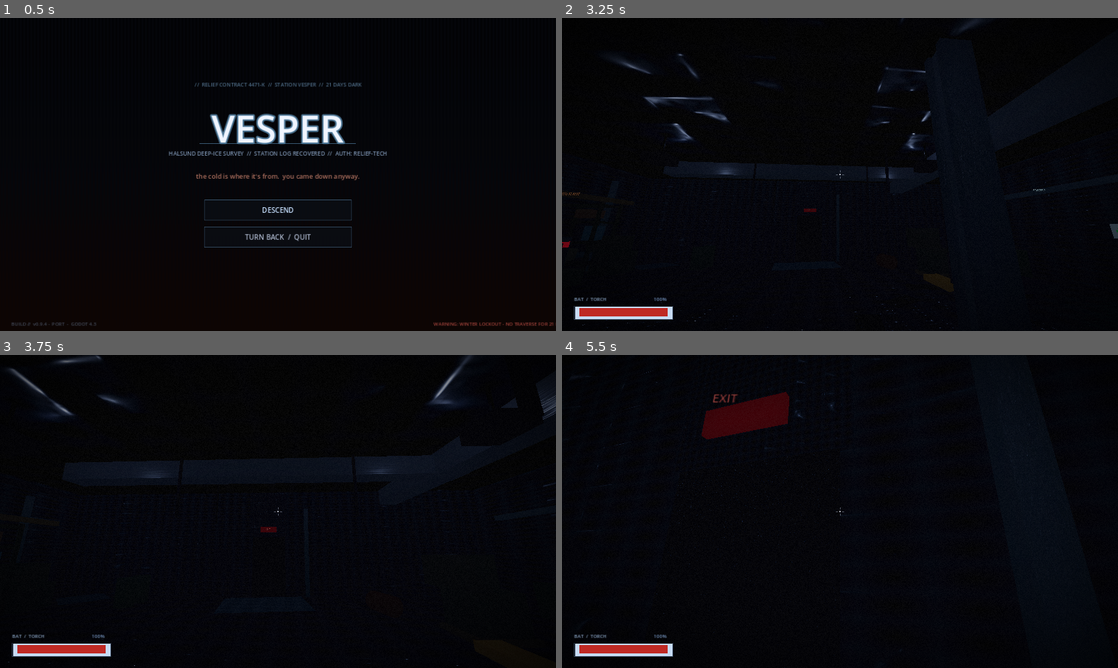
Above: before the commit, frames 1-4 (two rows, left to right).
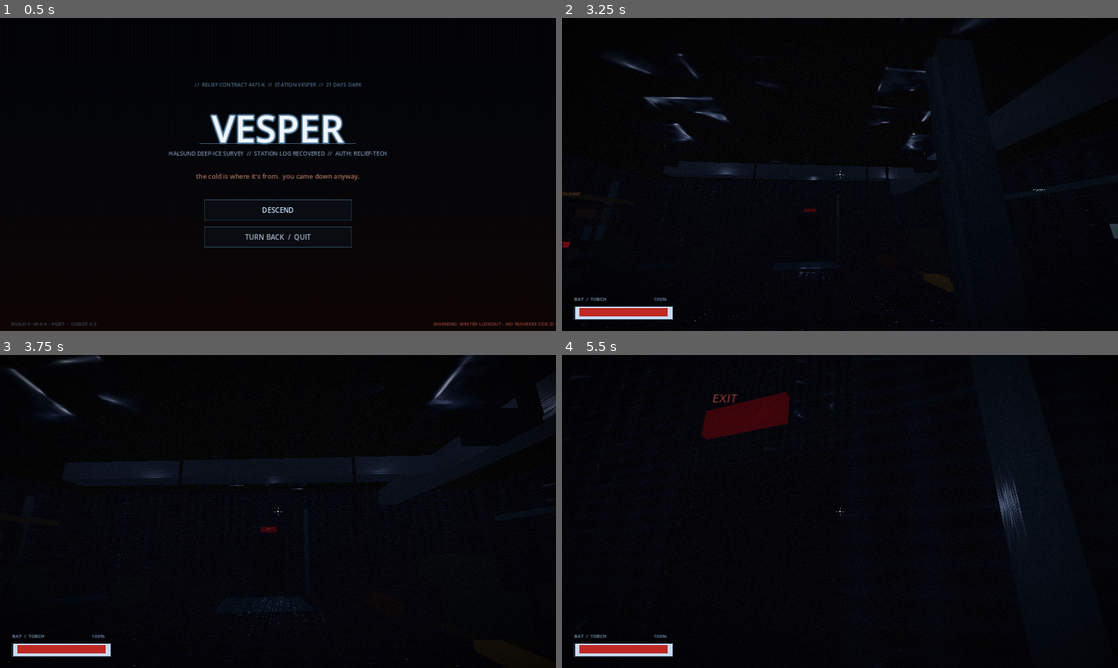
Above: after the commit, the same moments.

Repository: jakob265/horror
Game: Godot game, scene res://scenes/main.tscn
The game is run twice, just before and just after one commit, with the same random seed, the same clock (stepped at 60 frames per second) and the same inputs.
Inputs (mouse positions are in pixels of both pictures, inside the frame that each line leads up to):
- Up to frame 1 (0.5 s): no input
- Up to frame 2 (3.25 s): click "DESCEND" at 0.5 s; tap Enter at 1.25 s; move the mouse to (867, 174) at 1.27 s; hold Ctrl (crouch) 1.28-2.03 s; hold W (move_forward) from 1.28 s (still down); click (867, 174) at 1.42 s; tap Space at 1.52, 2.27 s; move the mouse to (812, 174) at 2.02 s; tap E (interact) at 2.1 s; move the mouse to (851, 168) at 2.77 s; hold Shift (sprint) from 2.78 s (still down)
- Up to frame 3 (3.75 s): keep holding W (move_forward); move the mouse to (272, 517) at 3.52 s; release Shift (sprint) at 3.53 s; tap 0 at 3.6 s; click (272, 517) at 3.67 s
- Up to frame 4 (5.5 s): keep holding W (move_forward); tap Space at 3.77, 4.52, 5.27 s; move the mouse to (878, 514) at 4.27 s; tap 9 at 4.35 s; move the mouse to (795, 508) at 5.02 s; tap Backspace at 5.1 s

Frame 1 is identical in both runs. In frame 2, less than 0.1% of the frame differs, in the area x 37-51%, y 44-85%; in frame 3, less than 0.1%; in frame 4, 0.3%, in the area x 77-84%, y 39-60%.

Commit message:
Act 1: extend the Surface into a north wing (3 rooms)
The loading bay was a single room that ended the moment you stepped through
the inner door. Now the inner door (still gated behind the generator puzzle)
opens into a decontamination corridor and a muster checkpoint, and the act
ends at a forced STATION ACCESS door at the far end.

- Decon corridor: low, narrow (3.0m), shower heads + chem cabinet, hosed
  blood; reuses the bay's existing z=-10 doorway, no doubled walls.
- Muster hall: taller (4.0m), benches, roll-board, two hide lockers (early
  foreshadow of the hiding mechanic), two bodies, a readable muster roster
  (examine prop, no new note id needed), and a peeker watching from the dark.
- Exit threshold moved from z<-9.5 (inner door) to z<-32.6 (past the new
  rooms), gated on the new wing door; _power_on still unseals the inner door
  so the wing is only reachable after the puzzle.

All geometry seams checked by hand (no local Godot): corridor x-extent sits
inside the bay door gap; corridor->muster divider and far wall align.

https://claude.ai/code/session_01HfxPrm2HXwdjVL4tw9a6S6

Diff:
--- a/godot/scripts/acts/act1_surface.gd
+++ b/godot/scripts/acts/act1_surface.gd
@@ -10,6 +10,7 @@
 var fueled := false
 var started := false
 var powered := false
+var wing_door_open := false
 
 
 func _ready() -> void:
@@ -32,6 +33,7 @@
 	_build_generator()
 	_build_clutter()
 	_build_detail()
+	_build_north_wing()
 
 	# Pickups.
 	_make_pickup(Vector3(6.6, 0.32, 3.2), Vector3(0.34, 0.5, 0.26), Color(0.74, 0.16, 0.12),
@@ -66,8 +68,14 @@
 
 
 func _process(_dt: float) -> void:
-	if powered and GameState.player and GameState.player.global_position.z < -9.5:
+	# The inner door (z=-10) opens on power and leads into the north wing;
+	# the act ends at the far station door past the muster checkpoint.
+	if wing_door_open and GameState.player and GameState.player.global_position.z < -32.6:
 		SceneRouter.transition_to("act2")
+
+
+func _open_wing() -> void:
+	wing_door_open = true
 
 
 # --- Build helpers --------------------------------------------------------
@@ -134,6 +142,64 @@
 	m.material_override = mat
 	parent.add_child(m)
 	return m
+
+
+# --- North wing: decon corridor + muster checkpoint -----------------------
+# Past the inner door (which the generator unseals). The bay's z=-10 wall is
+# already built with a centre opening, so we only add the new geometry north
+# of it. Corridor is low and narrow (claustrophobic) and opens into a taller
+# muster hall; the act now ends at the far STATION ACCESS door.
+
+func _build_north_wing() -> void:
+	var wall := Color(0.30, 0.32, 0.37)
+	var floor_c := Color(0.40, 0.43, 0.49)
+	var ceil_c := Color(0.14, 0.15, 0.18)
+
+	# Decon corridor: x -3..3, z -10..-21, low 3.0 ceiling.
+	Chamber.add_floor_ceiling(self, 6, 11, 3.0, floor_c, ceil_c, Vector3(0, 0, -15.5))
+	Chamber.add_wall(self, "x", -3, -21, -10, 3.0, wall)
+	Chamber.add_wall(self, "x", 3, -21, -10, 3.0, wall)
+
+	# Muster checkpoint: x -7..7, z -21..-33, taller 4.0 ceiling.
+	Chamber.add_floor_ceiling(self, 14, 12, 4.0, floor_c, ceil_c, Vector3(0, 0, -27))
+	Chamber.add_wall(self, "x", -7, -33, -21, 4.0, wall)
+	Chamber.add_wall(self, "x", 7, -33, -21, 4.0, wall)
+	# Divider between corridor and muster (doorway at centre).
+	Chamber.add_wall(self, "z", -21, -7, 7, 4.0, wall, 0.0)
+	# Far wall + the act-end door.
+	Chamber.add_wall(self, "z", -33, -7, 7, 4.0, wall, 0.0)
+	Chamber.add_door(self, "z", -33 + 0.05, 0, "STATION ACCESS",
+		Color(0.26, 0.30, 0.36), Callable(self, "_open_wing"), "Force the access door")
+
+	# Decon dressing: shower heads, a chem cabinet, hosed-down floor.
+	for sx in [-2.2, 0.0, 2.2]:
+		Chamber.make_prop_box(self, Vector3(0.16, 0.16, 0.5), Vector3(sx, 2.7, -13.0), Color(0.55, 0.58, 0.62), false)
+		Chamber.make_prop_box(self, Vector3(0.08, 0.4, 0.08), Vector3(sx, 2.45, -13.0), Color(0.45, 0.47, 0.50), false)
+	Chamber.make_prop_box(self, Vector3(0.7, 1.4, 0.4), Vector3(-2.6, 0.7, -18.5), Color(0.24, 0.34, 0.30))
+	ActUtil.wall_label(self, "DECONTAMINATION", Vector3(0, 2.7, -20.85), 15, Color(0.62, 0.80, 0.86))
+	ActUtil.blood_decal(self, Vector3(0.6, 0.02, -17.5), Vector2(1.2, 2.4), "up", Color(0.16, 0.03, 0.03, 0.6))
+
+	# Muster hall: benches, a roll-board, lockers (foreshadow hiding), bodies.
+	for bz in [-24.5, -29.5]:
+		Chamber.make_prop_box(self, Vector3(4.0, 0.45, 0.5), Vector3(-4.4, 0.22, bz), Color(0.32, 0.28, 0.20))
+	Chamber.make_prop_box(self, Vector3(0.5, 0.5, 4.0), Vector3(4.6, 0.25, -27.0), Color(0.32, 0.28, 0.20))
+	ActUtil.hide_locker(self, Vector3(-6.4, 0, -25.0), 90.0)
+	ActUtil.hide_locker(self, Vector3(-6.4, 0, -26.7), 90.0)
+	Chamber.make_prop_box(self, Vector3(2.2, 1.3, 0.1), Vector3(5.4, 1.5, -27.0), Color(0.16, 0.18, 0.20), false)
+	ActUtil.wall_label(self, "MUSTER - ALL HANDS", Vector3(0, 3.0, -32.8), 20, Color(0.86, 0.84, 0.58))
+	ActUtil.wall_label(self, "STATION ACCESS", Vector3(0, 2.55, -32.9), 13, Color(0.80, 0.50, 0.40))
+	ActUtil.corpse(self, Vector3(-4.4, 0, -24.5), -10.0, true, Color(0.18, 0.20, 0.24))
+	ActUtil.corpse(self, Vector3(3.0, 0, -30.6), 120.0, true, Color(0.16, 0.18, 0.22))
+	ActUtil.blood_wall(self, Vector3(-6.9, 1.5, -29.0), Vector2(1.6, 1.9), 90.0)
+	ActUtil.add_dust_motes(self, Vector3(0, 1.8, -27), Vector3(6, 2.0, 5), 50,
+		Color(0.78, 0.84, 0.96, 0.14))
+
+	# A printed roster you can read, and the dread of being watched from the dark.
+	Interactable.make_examine(self, Vector3(5.36, 1.5, -27.0), Vector3(0.05, 0.7, 1.6),
+		"Read the muster roster",
+		"MUSTER ROSTER - 14 names. Eleven are crossed out in the same hand. " +
+		"The last three share one scrawled bracket, and beside it: 'went down to bring them up.'", 6.0)
+	ActUtil.add_peeker(self, Vector3(6.2, 0, -31.0), HorrorShape.KIND_HARGROVE, 215.0)
 
 
 # --- Generator puzzle -----------------------------------------------------
